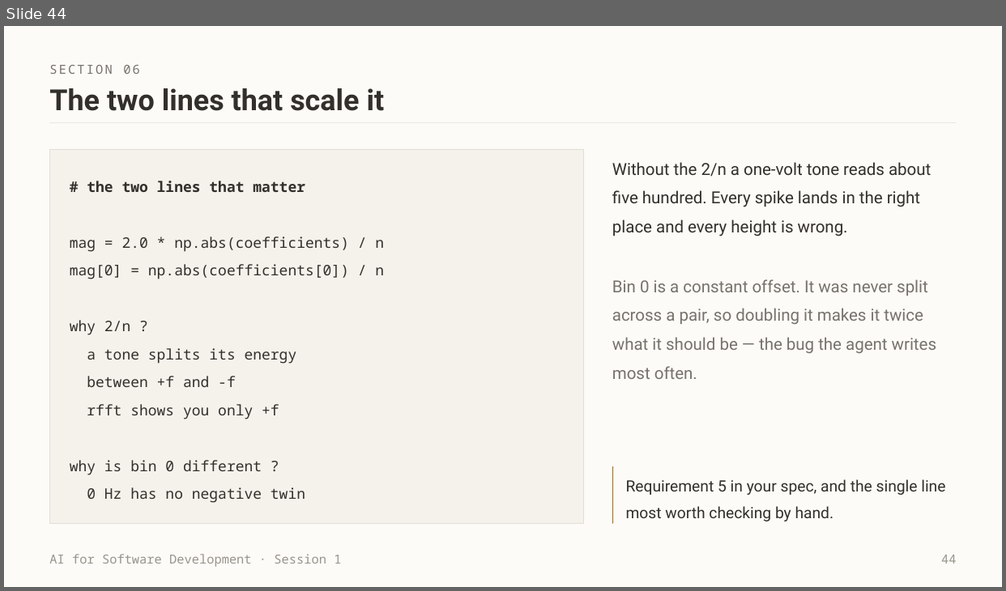
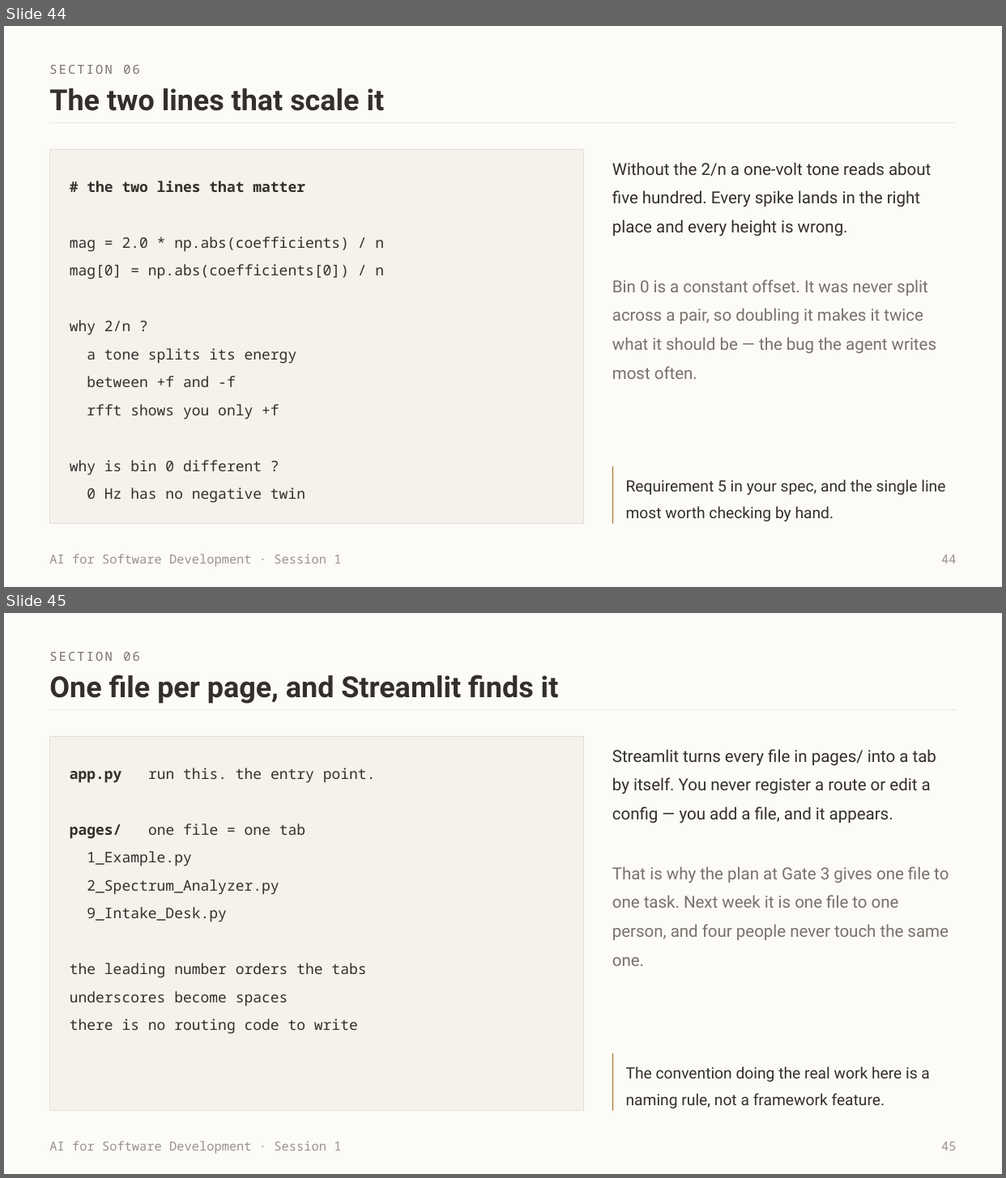
Before and after one commit to witchapong/ai-for-software-dev, a slide deck: slides/Session 1 - Meet Your Agent.pptx. Shown one above the other, each under a label of ours: slide 44 before the commit, slides 44 and 45 after it. The pictures are 1006x591 and 1006x1178 pixels, drawn with LibreOffice and Linux fonts; fonts in the diff are those of the drawing; background and template pictures are left out. Boxes give left, top, right and bottom in pixels: in the first picture for what was removed or moved away, otherwise in the second. Text is boxed around its words. In the diff, an @@ line names an element or a change of style, - is before the commit and + after.

```diff
--- a/slides/Session 1 - Meet Your Agent.pptx
+++ b/slides/Session 1 - Meet Your Agent.pptx
@@ slide 45 added at [4, 613, 1002, 1174], background #FCFBF8 @@
@@ text added at [49, 652, 140, 661], 12 pt, text #77726A @@
+SECTION 06
@@ text added at [49, 675, 559, 704], 28 pt, text #332F2A, bold @@
+One file per page, and Streamlit finds it
@@ rectangle added at [49, 709, 957, 710], fill #E1DED7 @@
@@ rectangle added at [49, 736, 583, 1111], fill #F5F2EC, outline #E1DED7 0.5 pt @@
@@ text added at [612, 749, 936, 824], 16 pt, text #332F2A @@
+Streamlit turns every file in pages/ into a tab by itself. You never register a route or edit a config — you add a file, and it appears.
@@ text added at [70, 768, 376, 1034], 14 pt, text #332F2A @@
+app.py run this. the entry point.
+pages/ one file = one tab
+1_Example.py
+2_Spectrum_Analyzer.py
+9_Intake_Desk.py
+the leading number orders the tabs
+underscores become spaces
+there is no routing code to write
@@ text added at [612, 867, 948, 966], 16 pt, text #77726A @@
+That is why the plan at Gate 3 gives one file to one task. Next week it is one file to one person, and four people never touch the same one.
@@ rectangle added at [612, 1054, 613, 1111], fill #A87A2E @@
@@ text added at [626, 1067, 929, 1109], 15 pt, text #332F2A @@
+The convention doing the real work here is a naming rule, not a framework feature.
@@ text added at [49, 1141, 341, 1154], 12 pt, text #99948B @@
+AI for Software Development · Session 1
@@ text added at [941, 1142, 956, 1151], 12 pt, text #99948B @@
+45
```
Also in this commit, not shown: 6 slides changed, 1 other slide added, 1 other file.
